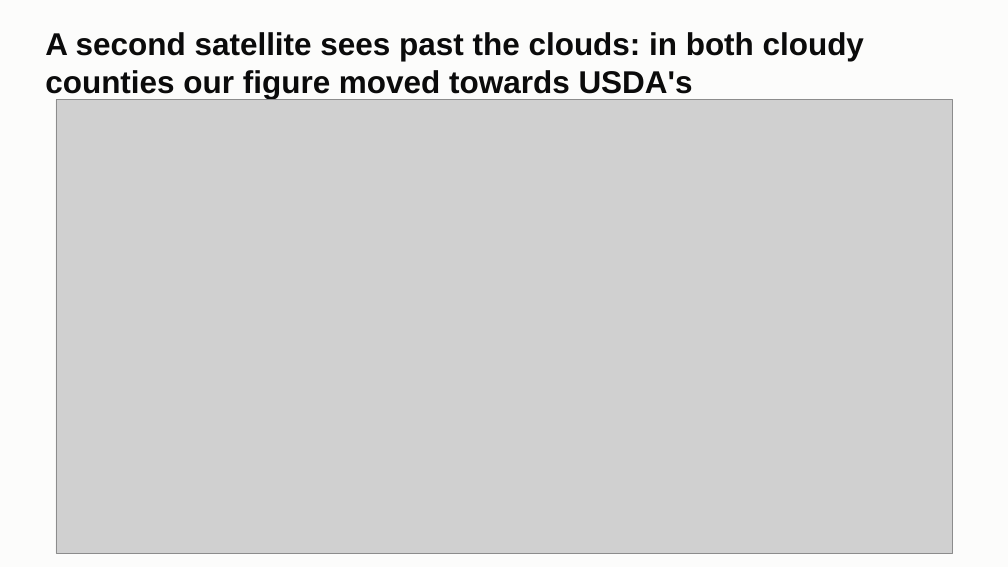
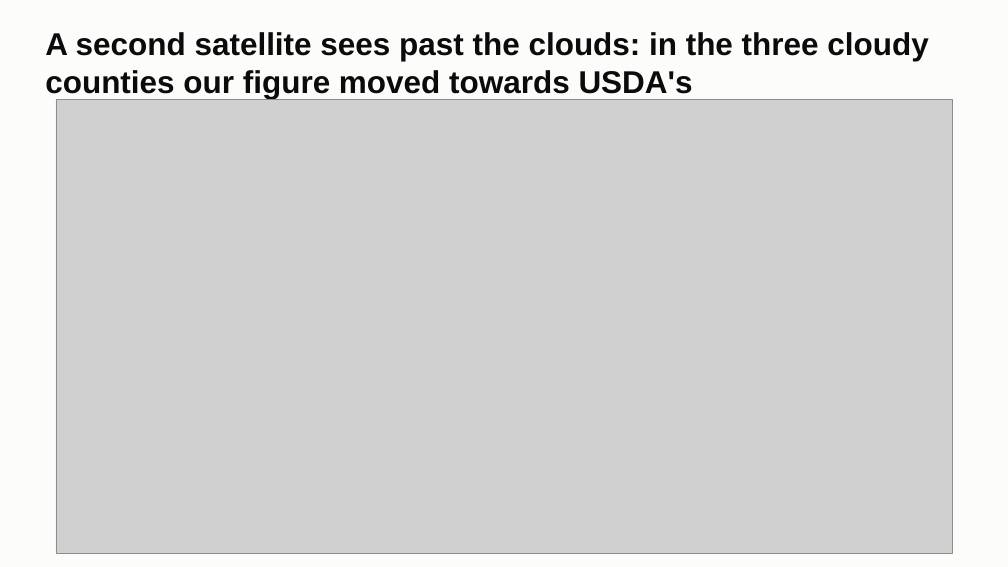
Before and after one commit to ChenSiyun1234/FieldVision, a slide deck: slide 7 of handoff/presentation/FieldVision_model_story.pptx. Drawn at 1008x567 pixels with LibreOffice and Linux fonts; fonts in the diff are those of the drawing; grey boxes stand for pictures. Boxes give left, top, right and bottom in pixels: in the first picture for what was removed or moved away, otherwise in the second. Text is boxed around its words. In the diff, an @@ line names an element or a change of style, - is before the commit and + after.

Commit message:
Deck: all four counties with Landsat, the three cloudy ones and the control

```diff
--- a/handoff/presentation/FieldVision_model_story.pptx
+++ b/handoff/presentation/FieldVision_model_story.pptx
@@ title at bbox=[45, 32, 928, 99]: text changed @@
-A second satellite sees past the clouds: in both cloudy counties our figure moved towards USDA's
+A second satellite sees past the clouds: in the three cloudy counties our figure moved towards USDA's
```
Also in this commit, not shown: 1 other slide changed, 1 other file.
